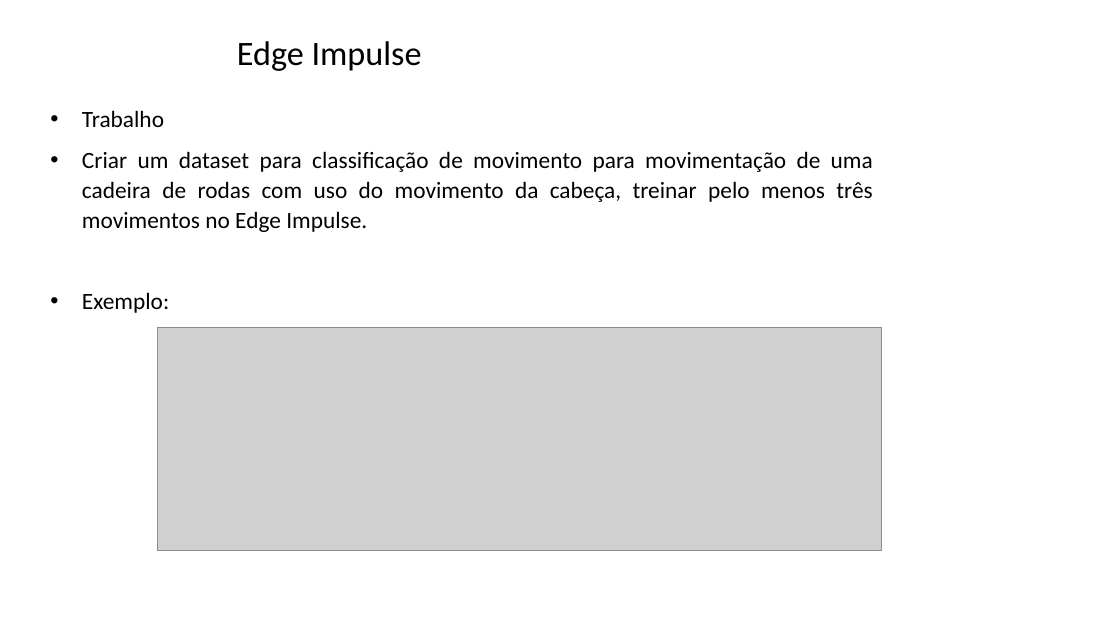
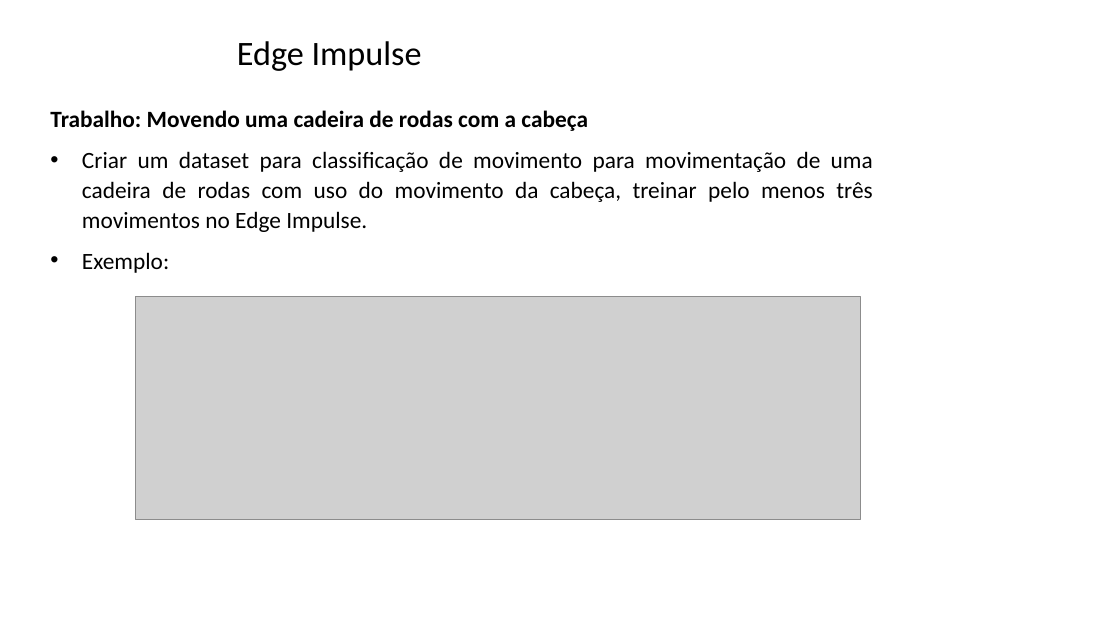
Before and after one commit to zz4fap/tp557-iot-ml, a slide deck: slide 32 of slides/TP557_15_classificação de movimentos.pptx (slide 28 before the commit). Drawn at 1120x630 pixels with LibreOffice and Linux fonts; fonts in the diff are those of the drawing; grey boxes stand for pictures; background and template pictures are left out. Boxes give left, top, right and bottom in pixels: in the first picture for what was removed or moved away, otherwise in the second. Text is boxed around its words. In the diff, an @@ line names an element or a change of style, - is before the commit and + after.

```diff
--- a/slides/TP557_15_classificação de movimentos.pptx
+++ b/slides/TP557_15_classificação de movimentos.pptx
@@ text at (x1=50, y1=110, x2=588, y2=131): text changed; bold on @@
-• Trabalho
+Trabalho: Movendo uma cadeira de rodas com a cabeça
@@ picture moved from (x1=157, y1=328, x2=881, y2=550) to (x1=135, y1=297, x2=860, y2=519) @@
```
Also in this commit, not shown: 4 other slides changed, 7 slides added, 3 slides removed.
